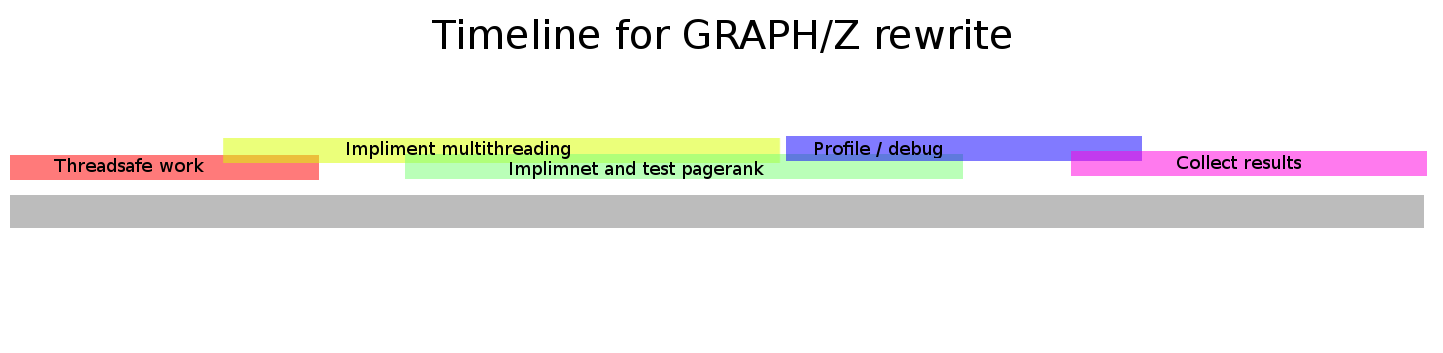
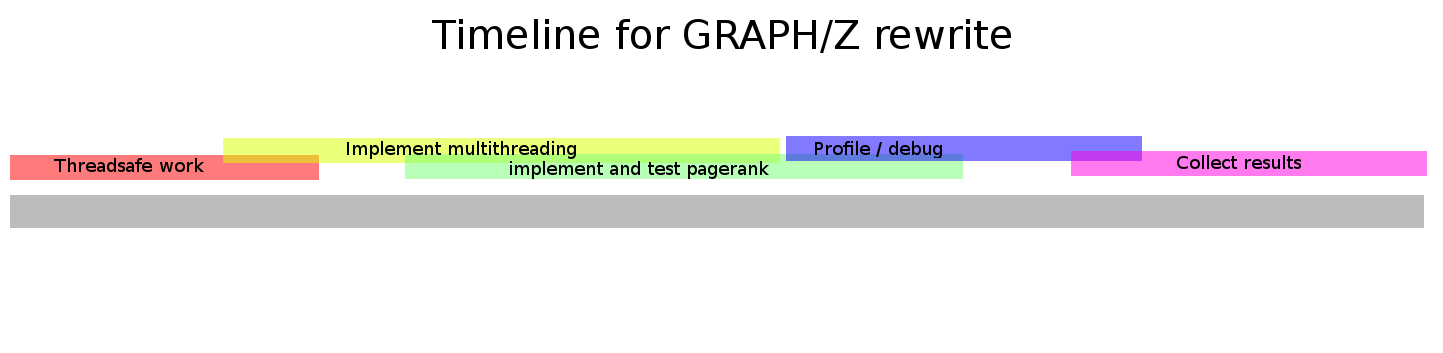
Two versions of the same layered image (1443px x 353px). Layer-by-layer changes:
renamed "Implimnet and test pagerank" to "implement and test pagerank", painted on it over (510, 161, 769, 179)
renamed "Impliment multithreading" to "Implement multithreading", painted on it over (385, 141, 576, 159)
